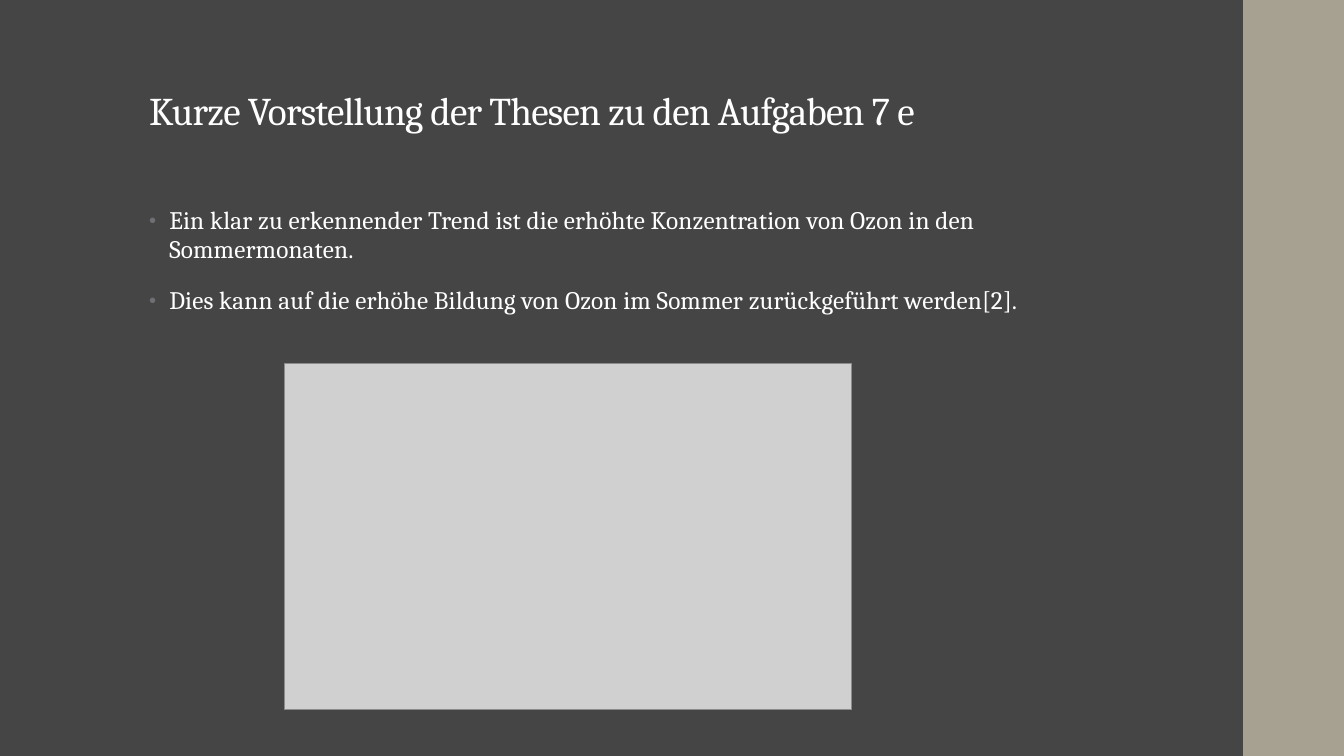
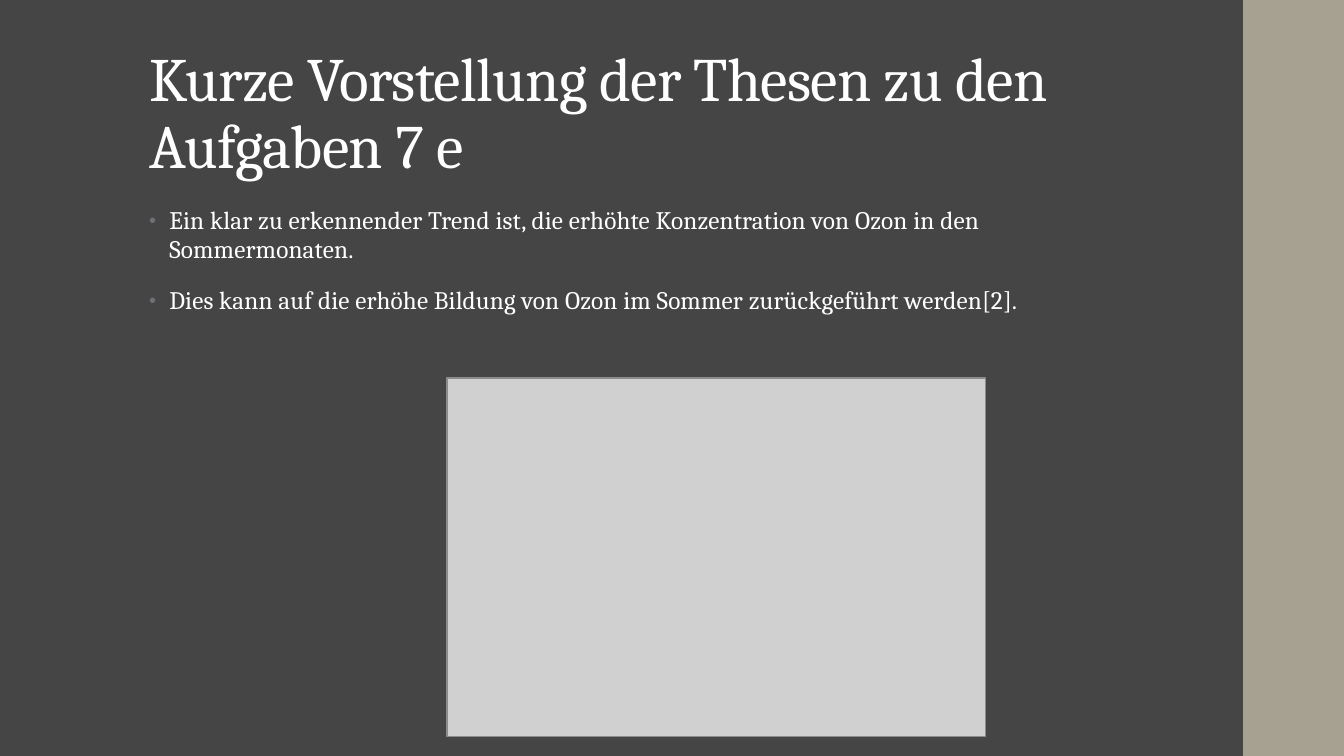
Before and after one commit to JFriedrich29/Studienarbeit-Data-Analytics, a slide deck: slide 10 of Abgabe/Abschlusspräsentation.pptx. Drawn at 1344x756 pixels with LibreOffice and Linux fonts; fonts in the diff are those of the drawing; grey boxes stand for pictures. Boxes give left, top, right and bottom in pixels: in the first picture for what was removed or moved away, otherwise in the second. Text is boxed around its words. In the diff, an @@ line names an element or a change of style, - is before the commit and + after.

```diff
--- a/Abgabe/Abschlusspräsentation.pptx
+++ b/Abgabe/Abschlusspräsentation.pptx
@@ title "Kurze Vorstellung der Thesen zu ..." at (x1=149, y1=58, x2=1047, y2=181): size 28 to 44 pt @@
@@ text at (x1=169, y1=211, x2=979, y2=259): text changed @@
-• Ein klar zu erkennender Trend ist die erhöhte Konzentration von Ozon in den Sommermonaten.
+• Ein klar zu erkennender Trend ist, die erhöhte Konzentration von Ozon in den Sommermonaten.
@@ picture resized from (x1=284, y1=363, x2=851, y2=710) to (x1=447, y1=378, x2=985, y2=737) @@
```
Also in this commit, not shown: 9 other slides changed, 8 other files.
